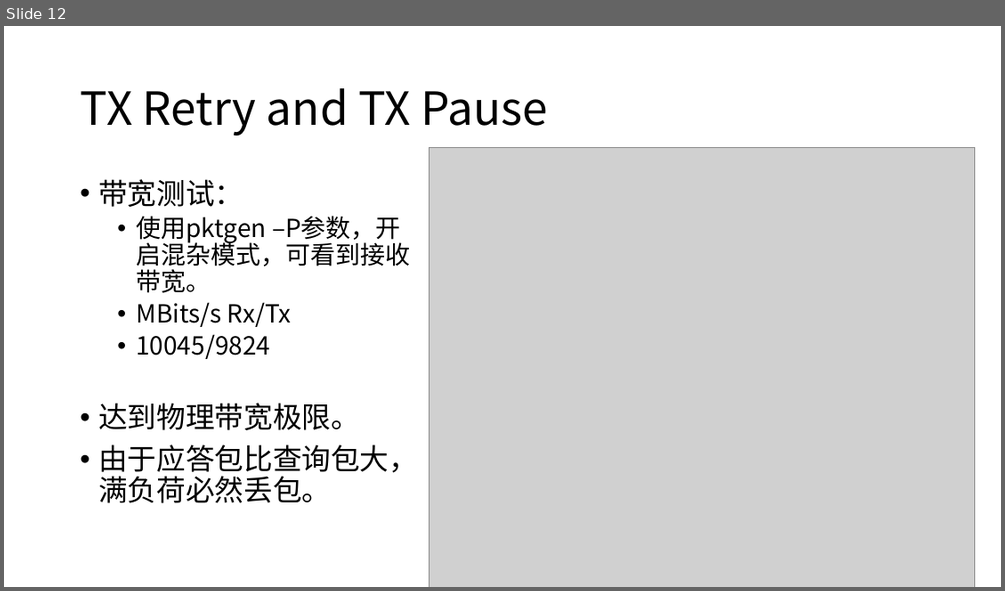
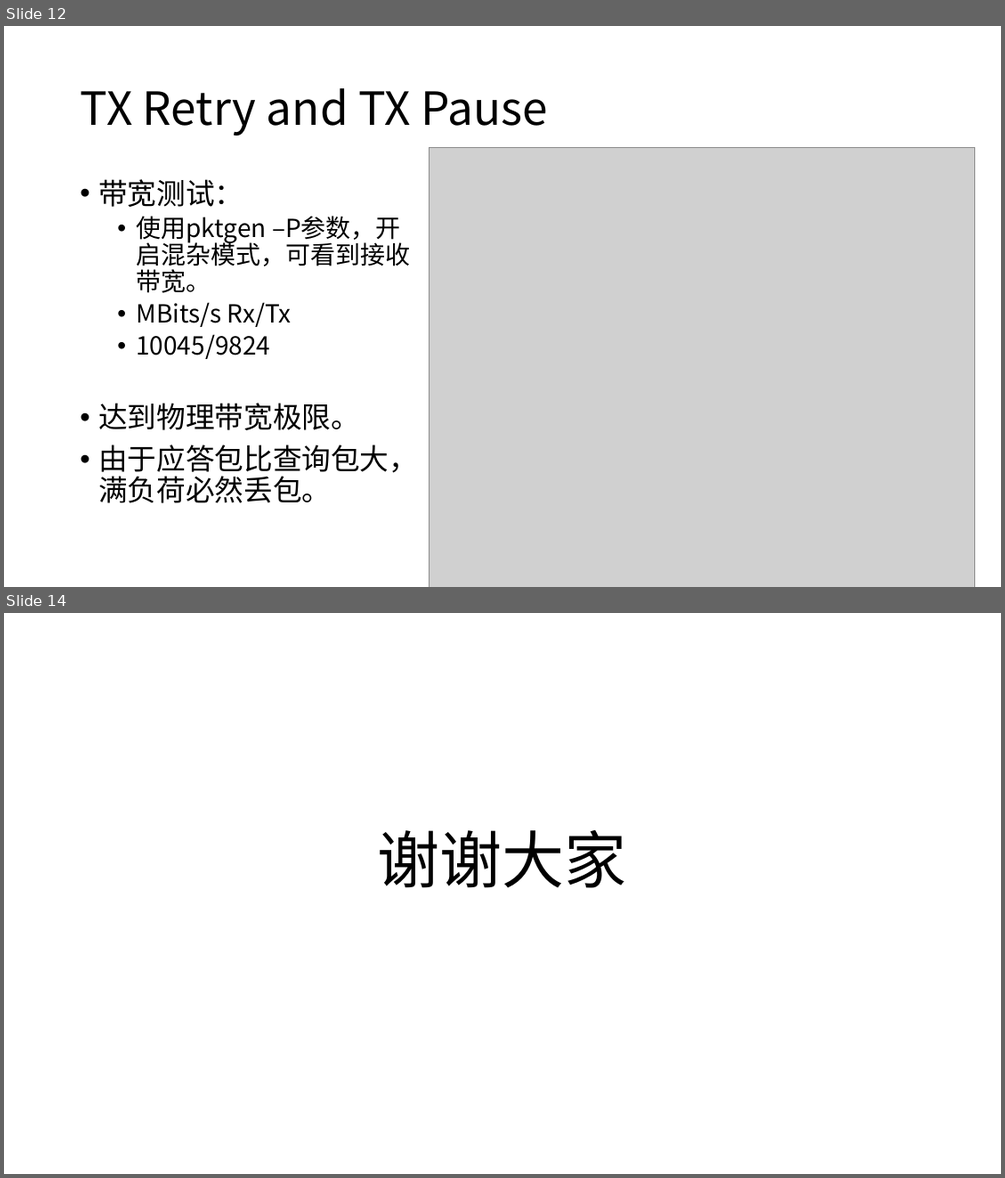
Before and after one commit to yuanyiwei/netalgo, a slide deck: report/lab4/第四阶段_邓龙.pptx. Shown one above the other, each under a label of ours: slide 12 before the commit, slides 12 and 14 after it; the slides between them are not shown. The pictures are 1005x591 and 1005x1178 pixels, drawn with LibreOffice and Linux fonts; fonts in the diff are those of the drawing; grey boxes stand for pictures. Boxes give left, top, right and bottom in pixels: in the first picture for what was removed or moved away, otherwise in the second. Text is boxed around its words. In the diff, an @@ line names an element or a change of style, - is before the commit and + after.

```diff
--- a/report/lab4/第四阶段_邓龙.pptx
+++ b/report/lab4/第四阶段_邓龙.pptx
@@ slide 14 added at (x1=4, y1=613, x2=1001, y2=1174), background #FFFFFF @@
@@ title added at (x1=378, y1=830, x2=627, y2=888), 60 pt, text #000000 @@
+谢谢大家
```
Also in this commit, not shown: 1 other slide added.
